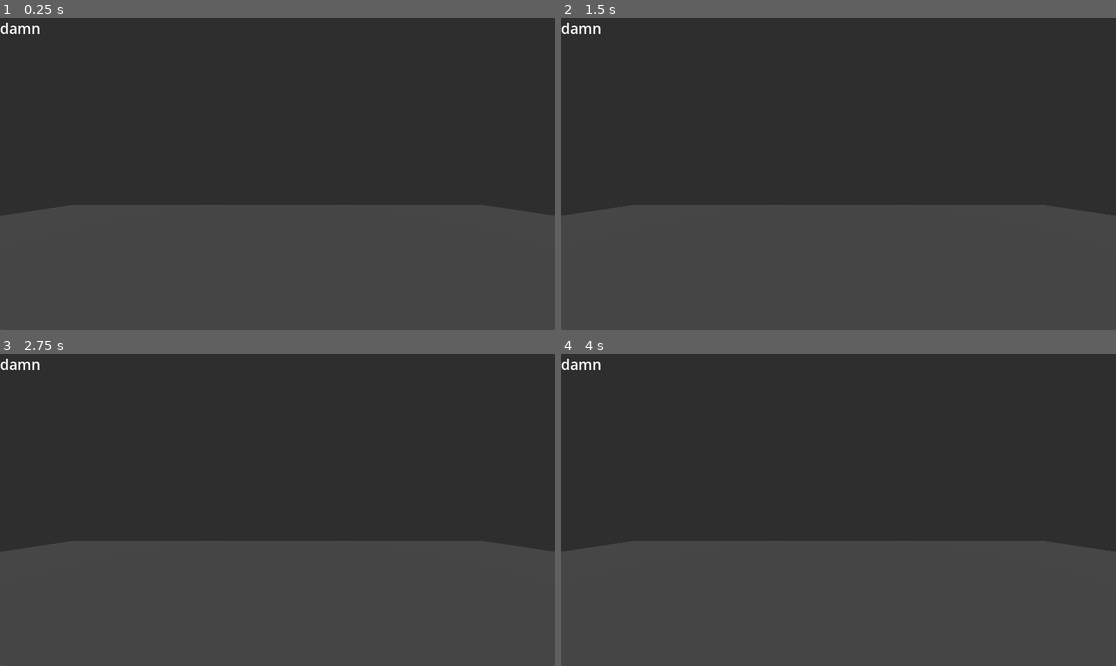
Above: before the commit, frames 1-4 (two rows, left to right).
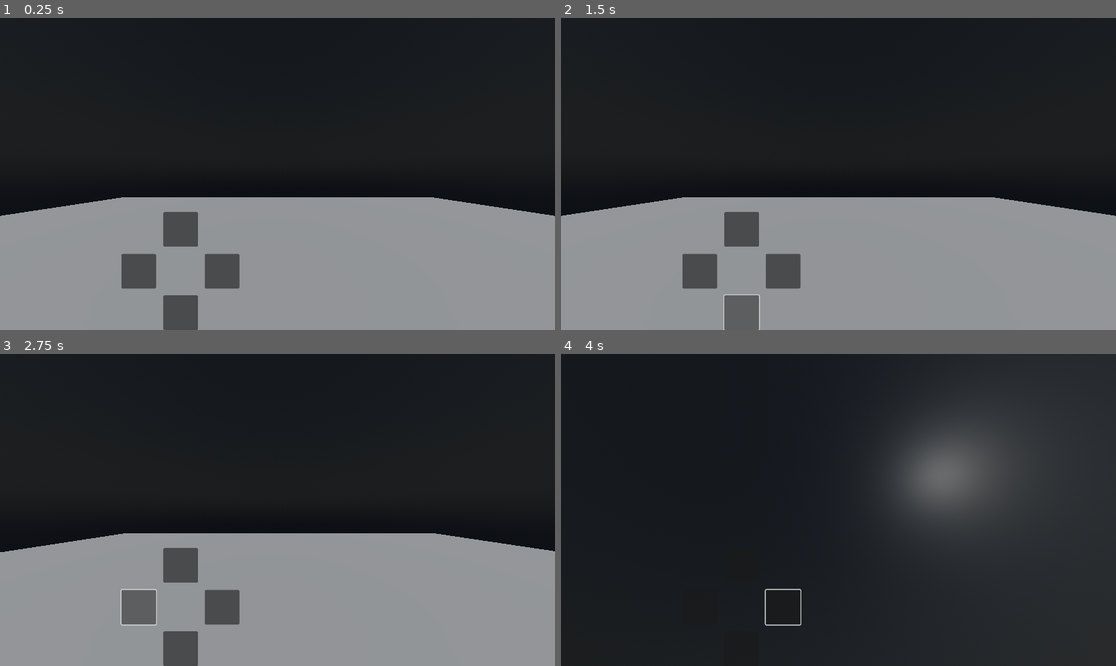
Above: after the commit, the same moments.

Repository: clbwhazzup/godot3D
Game: Godot game, scene res://scenes/level_1.tscn
Two runs of this game, one before a commit and one after it. Both use one fixed random seed, a clock stepped at 60 frames per second and the inputs below.
Inputs (mouse positions are in pixels of both pictures, inside the frame that each line leads up to):
- Up to frame 1 (0.25 s): no input
- Up to frame 2 (1.5 s): click (744, 230) at 0.52 s; click (744, 311) at 1.27 s
- Up to frame 3 (2.75 s): click (138, 606) at 2.02 s
- Up to frame 4 (4 s): click (783, 606) at 2.77 s; tap Enter at 3.5 s; move the mouse to (960, 494) at 3.52 s; hold D (move_right, bound only after the commit) from 3.53 s (still down); tap E (interact, bound only after the commit) at 3.6 s; click (960, 494) at 3.67 s; tap Space (jump, bound only after the commit) at 3.77, 3.8 s

The runs differ from the first frame. In frame 1, 52% of the frame differs, in the area x 0-100%, y 0-100%; in frame 2, 53%; in frame 3, 53%; in frame 4, 61%.

Commit message:
added somewhat working touch controls

Diff:
--- a/project.godot
+++ b/project.godot
@@ -15,28 +15,80 @@
 config/features=PackedStringArray("4.4", "Mobile")
 config/icon="res://icon.svg"
 
+[dotnet]
+
+project/assembly_name="3d"
+
 [input]
 
 move_left={
 "deadzone": 0.2,
 "events": [Object(InputEventJoypadMotion,"resource_local_to_scene":false,"resource_name":"","device":-1,"axis":0,"axis_value":-1.0,"script":null)
+, Object(InputEventKey,"resource_local_to_scene":false,"resource_name":"","device":-1,"window_id":0,"alt_pressed":false,"shift_pressed":false,"ctrl_pressed":false,"meta_pressed":false,"pressed":false,"keycode":0,"physical_keycode":65,"key_label":0,"unicode":97,"location":0,"echo":false,"script":null)
 ]
 }
 move_right={
 "deadzone": 0.2,
 "events": [Object(InputEventJoypadMotion,"resource_local_to_scene":false,"resource_name":"","device":-1,"axis":0,"axis_value":1.0,"script":null)
+, Object(InputEventKey,"resource_local_to_scene":false,"resource_name":"","device":-1,"window_id":0,"alt_pressed":false,"shift_pressed":false,"ctrl_pressed":false,"meta_pressed":false,"pressed":false,"keycode":0,"physical_keycode":68,"key_label":0,"unicode":100,"location":0,"echo":false,"script":null)
 ]
 }
 move_forward={
 "deadzone": 0.2,
 "events": [Object(InputEventJoypadMotion,"resource_local_to_scene":false,"resource_name":"","device":-1,"axis":1,"axis_value":-1.0,"script":null)
+, Object(InputEventKey,"resource_local_to_scene":false,"resource_name":"","device":-1,"window_id":0,"alt_pressed":false,"shift_pressed":false,"ctrl_pressed":false,"meta_pressed":false,"pressed":false,"keycode":0,"physical_keycode":87,"key_label":0,"unicode":119,"location":0,"echo":false,"script":null)
 ]
 }
 move_back={
 "deadzone": 0.2,
 "events": [Object(InputEventJoypadMotion,"resource_local_to_scene":false,"resource_name":"","device":-1,"axis":1,"axis_value":1.0,"script":null)
+, Object(InputEventKey,"resource_local_to_scene":false,"resource_name":"","device":-1,"window_id":0,"alt_pressed":false,"shift_pressed":false,"ctrl_pressed":false,"meta_pressed":false,"pressed":false,"keycode":0,"physical_keycode":83,"key_label":0,"unicode":115,"location":0,"echo":false,"script":null)
 ]
 }
+look_up={
+"deadzone": 0.2,
+"events": [Object(InputEventJoypadMotion,"resource_local_to_scene":false,"resource_name":"","device":-1,"axis":3,"axis_value":-1.0,"script":null)
+]
+}
+look_down={
+"deadzone": 0.2,
+"events": [Object(InputEventJoypadMotion,"resource_local_to_scene":false,"resource_name":"","device":-1,"axis":3,"axis_value":1.0,"script":null)
+]
+}
+look_right={
+"deadzone": 0.2,
+"events": [Object(InputEventJoypadMotion,"resource_local_to_scene":false,"resource_name":"","device":-1,"axis":2,"axis_value":1.0,"script":null)
+]
+}
+look_left={
+"deadzone": 0.2,
+"events": [Object(InputEventJoypadMotion,"resource_local_to_scene":false,"resource_name":"","device":-1,"axis":2,"axis_value":-1.0,"script":null)
+]
+}
+jump={
+"deadzone": 0.2,
+"events": [Object(InputEventKey,"resource_local_to_scene":false,"resource_name":"","device":-1,"window_id":0,"alt_pressed":false,"shift_pressed":false,"ctrl_pressed":false,"meta_pressed":false,"pressed":false,"keycode":0,"physical_keycode":32,"key_label":0,"unicode":32,"location":0,"echo":false,"script":null)
+]
+}
+exit={
+"deadzone": 0.2,
+"events": [Object(InputEventKey,"resource_local_to_scene":false,"resource_name":"","device":-1,"window_id":0,"alt_pressed":false,"shift_pressed":false,"ctrl_pressed":false,"meta_pressed":false,"pressed":false,"keycode":0,"physical_keycode":4194305,"key_label":0,"unicode":0,"location":0,"echo":false,"script":null)
+]
+}
+pause={
+"deadzone": 0.2,
+"events": [Object(InputEventKey,"resource_local_to_scene":false,"resource_name":"","device":-1,"window_id":0,"alt_pressed":false,"shift_pressed":false,"ctrl_pressed":false,"meta_pressed":false,"pressed":false,"keycode":0,"physical_keycode":49,"key_label":0,"unicode":49,"location":0,"echo":false,"script":null)
+]
+}
+interact={
+"deadzone": 0.2,
+"events": [Object(InputEventKey,"resource_local_to_scene":false,"resource_name":"","device":-1,"window_id":0,"alt_pressed":false,"shift_pressed":false,"ctrl_pressed":false,"meta_pressed":false,"pressed":false,"keycode":0,"physical_keycode":69,"key_label":0,"unicode":101,"location":0,"echo":false,"script":null)
+]
+}
+
+[input_devices]
+
+pointing/emulate_touch_from_mouse=true
 
 [rendering]
 
--- a/scenes/character.gd
+++ b/scenes/character.gd
@@ -1,36 +1,103 @@
-extends CharacterBody3D
-# How fast the player moves in meters per second.
-@export var speed = 14
-# The downward acceleration when in the air, in meters per second squared.
-@export var fall_acceleration = 7
-@onready var CAMERA = %Camera3D
-var target_velocity = Vector3.ZERO
+class_name Player extends CharacterBody3D
 
+@export_range(1, 35, 1) var speed: float = 8 # m/s
+@export_range(10, 400, 1) var acceleration: float = 35 # m/s^2
 
-func _physics_process(delta):
-	var direction = Vector3.ZERO
+@export_range(0.1, 3.0, 0.1) var jump_height: float = 1 # m
+@export_range(0.1, 3.0, 0.1, "or_greater") var camera_sens: float = 5
 
-	if Input.is_action_pressed("move_right"):
-		direction.x += 1
-	if Input.is_action_pressed("move_left"):
-		direction.x -= 1
-	if Input.is_action_pressed("move_back"):
-		direction.z += 1
-	if Input.is_action_pressed("move_forward"):
-		direction.z -= 1
+var jumping: bool = false
+var mouse_captured: bool = false
 
-	if direction != Vector3.ZERO:
-		direction = direction.normalized()
-		$Pivot.basis = Basis.looking_at(direction)
+var gravity: float = ProjectSettings.get_setting("physics/3d/default_gravity")
 
-	# Ground Velocity
-	target_velocity.x = direction.x * speed
-	target_velocity.z = direction.z * speed
+var move_dir: Vector2 # Input direction for movement
+var look_dir: Vector2 # Input direction for look/aim
 
-	# Vertical Velocity
-	if not is_on_floor(): # If in the air, fall towards the floor. Literally gravity
-		target_velocity.y = target_velocity.y - (fall_acceleration * delta)
+var walk_vel: Vector3 # Walking velocity
+var grav_vel: Vector3 # Gravity velocity
+var jump_vel: Vector3 # Jumping velocity
 
-	# Moving the Character
-	velocity = target_velocity
+var paused: = false
+
+@onready var camera: Camera3D = $Camera3D
+
+func _ready() -> void:
+	capture_mouse()
+
+func _unhandled_input(event: InputEvent) -> void:
+	if event is InputEventMouseMotion: #Mouse for camera
+		look_dir = event.relative * 0.001
+		if mouse_captured: _rotate_camera()
+
+	if event is InputEventScreenDrag: #Drag for camera
+		look_dir = event.relative * 0.001
+		if not mouse_captured: _rotate_camera()
+
+	if event is InputEventScreenTouch: #Touch for interact
+		interact()
+
+	if Input.is_action_just_pressed(&"exit"):
+		get_tree().quit()
+
+func _physics_process(delta: float) -> void:
+	if Input.is_action_just_pressed(&"pause") && paused == false:
+		release_mouse()
+		paused = true
+	elif Input.is_action_just_pressed(&"pause") && paused == true:
+		capture_mouse()
+		paused = false
+
+	if Input.is_action_just_pressed(&"interact"):
+		interact()
+	if Input.is_action_just_pressed(&"jump"):
+		jumping = true
+	if mouse_captured:
+		_handle_joypad_camera_rotation(delta)
+
+	velocity = _walk(delta) + _gravity(delta) + _jump(delta)
+
 	move_and_slide()
+
+func capture_mouse() -> void:
+	Input.set_mouse_mode(Input.MOUSE_MODE_CAPTURED)
+	mouse_captured = true
+	print(mouse_captured)
+
+func release_mouse() -> void:
+	Input.set_mouse_mode(Input.MOUSE_MODE_VISIBLE)
+	mouse_captured = false
+	print(mouse_captured)
+
+func _rotate_camera(sens_mod: float = 1.0) -> void:
+	camera.rotation.y -= look_dir.x * camera_sens * sens_mod
+	camera.rotation.x = clamp(camera.rotation.x - look_dir.y * camera_sens * sens_mod, -1.5, 1.5)
+
+func _handle_joypad_camera_rotation(delta: float, sens_mod: float = 1.0) -> void:
+	var joypad_dir: Vector2 = Input.get_vector(&"look_left", &"look_right", &"look_up", &"look_down")
+	if joypad_dir.length() > 0:
+		look_dir += joypad_dir * delta
+		_rotate_camera(sens_mod)
+		look_dir = Vector2.ZERO
+
+func _walk(delta: float) -> Vector3:
+	move_dir = Input.get_vector(&"move_left", &"move_right", &"move_forward", &"move_back")
+	var _forward: Vector3 = camera.global_transform.basis * Vector3(move_dir.x, 0, move_dir.y)
+	var walk_dir: Vector3 = Vector3(_forward.x, 0, _forward.z).normalized()
+	walk_vel = walk_vel.move_toward(walk_dir * speed * move_dir.length(), acceleration * delta)
+	return walk_vel
+
+func _gravity(delta: float) -> Vector3:
+	grav_vel = Vector3.ZERO if is_on_floor() else grav_vel.move_toward(Vector3(0, velocity.y - gravity, 0), gravity * delta)
+	return grav_vel
+
+func _jump(delta: float) -> Vector3:
+	if jumping:
+		if is_on_floor(): jump_vel = Vector3(0, sqrt(4 * jump_height * gravity), 0)
+		jumping = false
+		return jump_vel
+	jump_vel = Vector3.ZERO if is_on_floor() or is_on_ceiling_only() else jump_vel.move_toward(Vector3.ZERO, gravity * delta)
+	return jump_vel
+
+func interact():
+	pass
--- a/scenes/character.tscn
+++ b/scenes/character.tscn
@@ -6,6 +6,8 @@
 
 [node name="Character" type="CharacterBody3D"]
 script = ExtResource("1_agfs1")
+speed = 6.0
+acceleration = 30.0
 
 [node name="CollisionShape3D" type="CollisionShape3D" parent="."]
 transform = Transform3D(1, 0, 0, 0, 1, 0, 0, 0, 1, 0, 0.884714, 0)
@@ -13,20 +15,4 @@
 
 [node name="Camera3D" type="Camera3D" parent="."]
 transform = Transform3D(1, 0, 0, 0, 1, 0, 0, 0, 1, 0, 1.39227, 0)
-
-[node name="Panel" type="Panel" parent="Camera3D"]
-anchors_preset = 15
-anchor_right = 1.0
-anchor_bottom = 1.0
-grow_horizontal = 2
-grow_vertical = 2
-
-[node name="Label" type="Label" parent="Camera3D/Panel"]
-layout_mode = 1
-anchors_preset = 15
-anchor_right = 1.0
-anchor_bottom = 1.0
-grow_horizontal = 2
-grow_vertical = 2
-theme_override_font_sizes/font_size = 30
-text = "damn"
+fov = 90.0
--- a/scenes/level_1.tscn
+++ b/scenes/level_1.tscn
@@ -1,6 +1,7 @@
-[gd_scene load_steps=5 format=3 uid="uid://da7i5ydo1k3jm"]
+[gd_scene load_steps=9 format=3 uid="uid://da7i5ydo1k3jm"]
 
 [ext_resource type="PackedScene" uid="uid://chfbjllm0uuop" path="res://scenes/character.tscn" id="1_014kd"]
+[ext_resource type="Script" uid="uid://cys3wpsq7yd4l" path="res://scenes/touch_controls.gd" id="2_bswci"]
 
 [sub_resource type="PhysicsMaterial" id="PhysicsMaterial_bswci"]
 
@@ -9,6 +10,16 @@
 
 [sub_resource type="BoxShape3D" id="BoxShape3D_bswci"]
 size = Vector3(20, 1, 20)
+
+[sub_resource type="PhysicalSkyMaterial" id="PhysicalSkyMaterial_014kd"]
+ground_color = Color(0.28157, 0.353278, 0.531479, 1)
+
+[sub_resource type="Sky" id="Sky_bswci"]
+sky_material = SubResource("PhysicalSkyMaterial_014kd")
+
+[sub_resource type="Environment" id="Environment_014kd"]
+background_mode = 2
+sky = SubResource("Sky_bswci")
 
 [node name="level1" type="Node"]
 
@@ -28,5 +39,119 @@
 [node name="Character" parent="." instance=ExtResource("1_014kd")]
 transform = Transform3D(1, 0, 0, 0, 1, 0, 0, 0, 1, 0, 0.838213, 0)
 
-[node name="DirectionalLight3D" type="DirectionalLight3D" parent="."]
+[node name="WorldEnvironment" type="WorldEnvironment" parent="."]
+environment = SubResource("Environment_014kd")
+
+[node name="DirectionalLight3D" type="DirectionalLight3D" parent="WorldEnvironment"]
 transform = Transform3D(1, 0, 0, 0, 0.562112, 0.827061, 0, -0.827061, 0.562112, 0, 11.7271, 10.507)
+shadow_enabled = true
+
+[node name="StaticObjects" type="CSGCombiner3D" parent="."]
+use_collision = true
+
+[node name="CSGBox3D" type="CSGBox3D" parent="StaticObjects"]
+transform = Transform3D(1, 0, 0, 0, 1, 0, 0, 0, 1, 0, 1.15202, 7.5085)
+
+[node name="CSGBox3D2" type="CSGBox3D" parent="StaticObjects"]
+transform = Transform3D(1, 0, 0, 0, 1, 0, 0, 0, 1, 0, 1.15202, 5.55998)
+
+[node name="CSGBox3D3" type="CSGBox3D" parent="StaticObjects"]
+transform = Transform3D(1, 0, 0, 0, 1, 0, 0, 0, 1, -3.65223, 1.15202, 5.55998)
+
+[node name="TouchControls" type="AspectRatioContainer" parent="."]
+anchors_preset = 15
+anchor_right = 1.0
+anchor_bottom = 1.0
+grow_horizontal = 2
+grow_vertical = 2
+mouse_filter = 2
+script = ExtResource("2_bswci")
+
+[node name="Control" type="Control" parent="TouchControls"]
+layout_mode = 2
+mouse_filter = 2
+
+[node name="Container" type="Control" parent="TouchControls/Control"]
+layout_mode = 1
+anchors_preset = 2
+anchor_top = 1.0
+anchor_bottom = 1.0
+offset_top = -245.0
+offset_right = 245.0
+grow_vertical = 0
+
+[node name="Forward" type="Button" parent="TouchControls/Control/Container"]
+layout_mode = 1
+anchors_preset = 5
+anchor_left = 0.5
+anchor_right = 0.5
+offset_left = -36.0
+offset_right = 36.0
+offset_bottom = 72.0
+grow_horizontal = 2
+action_mode = 0
+
+[node name="Back" type="Button" parent="TouchControls/Control/Container"]
+layout_mode = 1
+anchors_preset = 7
+anchor_left = 0.5
+anchor_top = 1.0
+anchor_right = 0.5
+anchor_bottom = 1.0
+offset_left = -36.0
+offset_top = -72.0
+offset_right = 36.0
+grow_horizontal = 2
+grow_vertical = 0
+action_mode = 0
+
+[node name="Left" type="Button" parent="TouchControls/Control/Container"]
+layout_mode = 1
+anchors_preset = 4
+anchor_top = 0.5
+anchor_bottom = 0.5
+offset_top = -36.0
+offset_right = 72.0
+offset_bottom = 36.0
+grow_vertical = 2
+action_mode = 0
+
+[node name="Right" type="Button" parent="TouchControls/Control/Container"]
+layout_mode = 1
+anchors_preset = 6
+anchor_left = 1.0
+anchor_top = 0.5
+anchor_right = 1.0
+anchor_bottom = 0.5
+offset_left = -72.0
+offset_top = -36.0
+offset_bottom = 36.0
+grow_horizontal = 0
+grow_vertical = 2
+action_mode = 0
+
+[node name="Jump" type="Button" parent="TouchControls/Control/Container"]
+layout_mode = 1
+anchors_preset = 6
+anchor_left = 1.0
+anchor_top = 0.5
+anchor_right = 1.0
+anchor_bottom = 0.5
+offset_left = 725.0
+offset_top = -24.0
+offset_right = 797.0
+offset_bottom = 48.0
+grow_horizontal = 0
+grow_vertical = 2
+action_mode = 0
+
+[connection signal="button_down" from="TouchControls/Control/Container/Forward" to="TouchControls" method="_on_forward_button_down"]
+[connection signal="button_up" from="TouchControls/Control/Container/Forward" to="TouchControls" method="_on_forward_button_up"]
+[connection signal="button_down" from="TouchControls/Control/Container/Back" to="TouchControls" method="_on_back_button_down"]
+[connection signal="button_up" from="TouchControls/Control/Container/Back" to="TouchControls" method="_on_back_button_up"]
+[connection signal="button_down" from="TouchControls/Control/Container/Left" to="TouchControls" method="_on_left_button_down"]
+[connection signal="button_up" from="TouchControls/Control/Container/Left" to="TouchControls" method="_on_left_button_up"]
+[connection signal="button_down" from="TouchControls/Control/Container/Right" to="TouchControls" method="_on_right_button_down"]
+[connection signal="button_up" from="TouchControls/Control/Container/Right" to="TouchControls" method="_on_right_button_up"]
+[connection signal="button_down" from="TouchControls/Control/Container/Jump" to="TouchControls" method="_on_jump_button_down"]
+[connection signal="button_up" from="TouchControls/Control/Container/Jump" to="TouchControls" method="_on_jump_button_up"]
--- /dev/null
+++ b/scenes/touch_controls.gd
@@ -0,0 +1,26 @@
+extends AspectRatioContainer
+
+func _on_forward_button_down() -> void:
+	Input.action_press(&"move_forward")
+func _on_forward_button_up() -> void:
+	Input.action_release(&"move_forward")
+
+func _on_back_button_down() -> void:
+	Input.action_press(&"move_back")
+func _on_back_button_up() -> void:
+	Input.action_release(&"move_back")
+
+func _on_left_button_down() -> void:
+	Input.action_press(&"move_left")
+func _on_left_button_up() -> void:
+	Input.action_release(&"move_left")
+
+func _on_right_button_down() -> void:
+	Input.action_press(&"move_right")
+func _on_right_button_up() -> void:
+	Input.action_release(&"move_right")
+
+func _on_jump_button_down() -> void:
+	Input.action_press(&"jump")
+func _on_jump_button_up() -> void:
+	Input.action_release(&"jump")
Not shown, added: scenes/touch_controls.gd.uid
